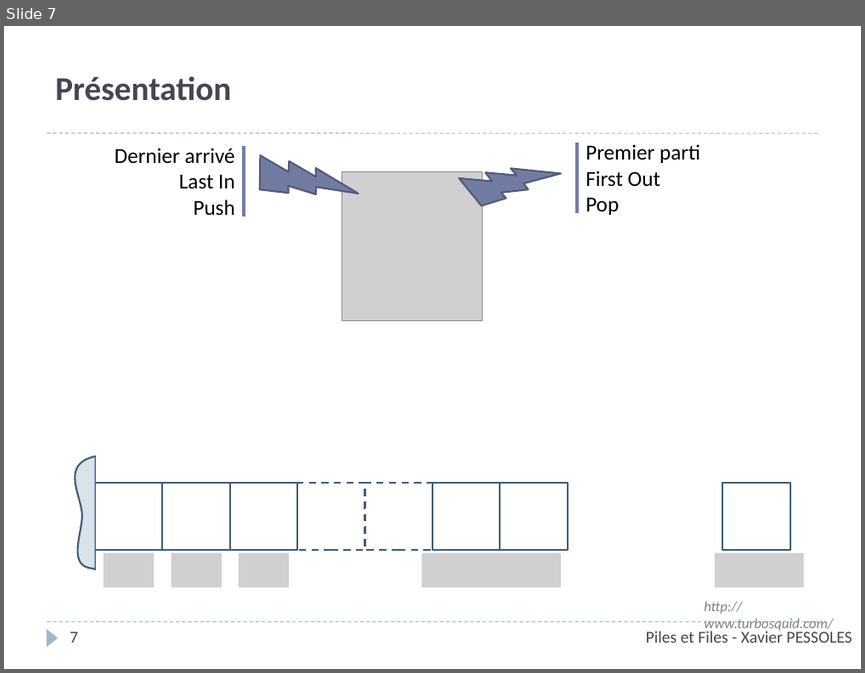
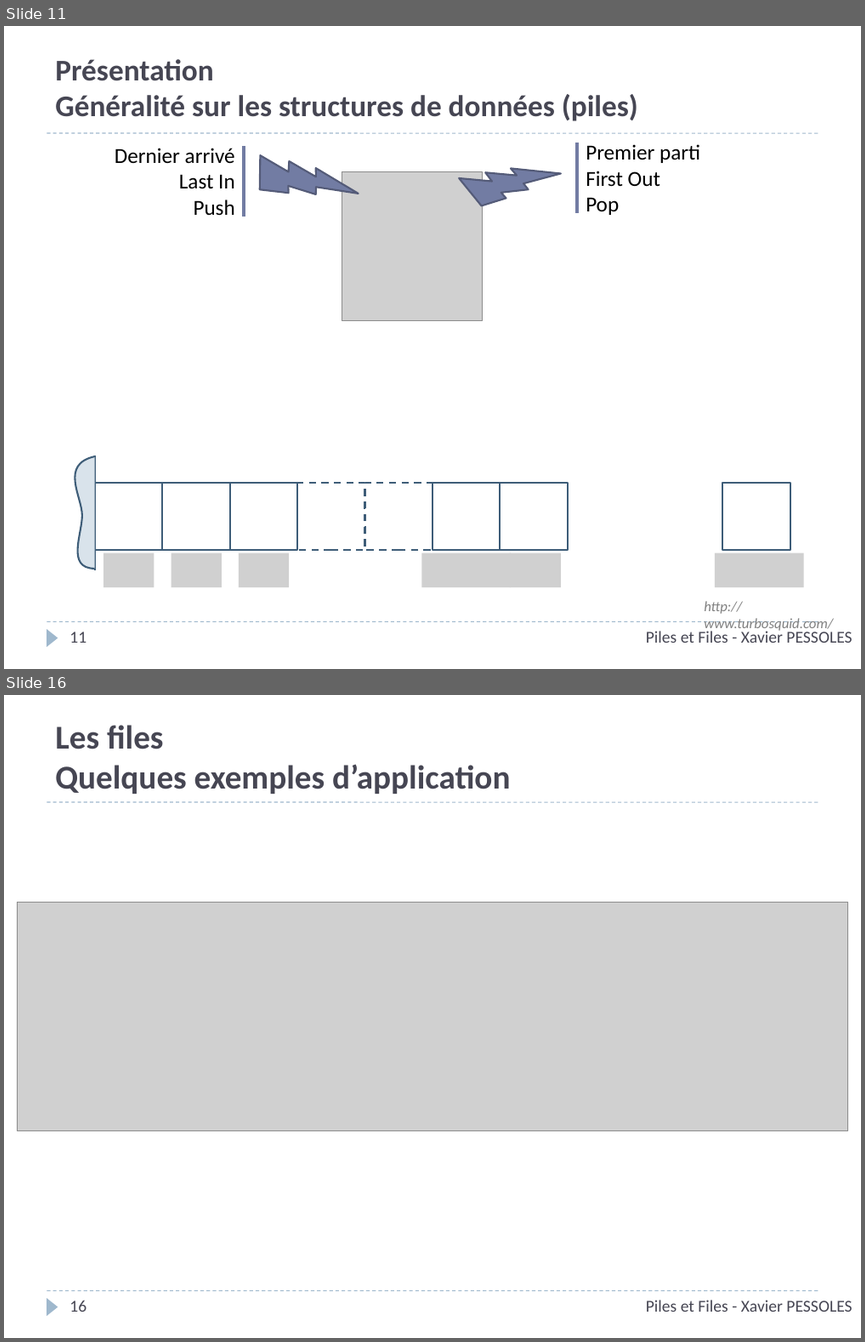
Before and after one commit to xpessoles/Informatique, a slide deck: P_05_AlgorithmiqueProgrammation/02_Piles/P_05_02_Piles_Cours_PPT.pptx. Shown one above the other, each under a label of ours: slide 7 before the commit, slides 11 and 16 after it; the slides between them are not shown. The pictures are 865x673 and 865x1342 pixels, drawn with LibreOffice and Linux fonts; fonts in the diff are those of the drawing; grey boxes stand for pictures; background and template pictures are left out. Boxes give left, top, right and bottom in pixels: in the first picture for what was removed or moved away, otherwise in the second. Text is boxed around its words. In the diff, an @@ line names an element or a change of style, - is before the commit and + after.

```diff
--- a/P_05_AlgorithmiqueProgrammation/02_Piles/P_05_02_Piles_Cours_PPT.pptx
+++ b/P_05_AlgorithmiqueProgrammation/02_Piles/P_05_02_Piles_Cours_PPT.pptx
@@ slide 16 added at bbox=[4, 695, 861, 1338], background #FFFFFF; not listed: 3 template elements that a slide beside it also shows @@
@@ title added at bbox=[55, 725, 510, 794], 28 pt, text #464653, bold @@
+Les files
+Quelques exemples d’application
@@ picture added at bbox=[17, 902, 848, 1131] @@
@@ page number added at bbox=[69, 1299, 86, 1311], 14 pt, text #464653 @@
+16
@@ text added at bbox=[646, 1299, 851, 1311], 14 pt, text #464653 @@
+Piles et Files - Xavier PESSOLES
@@ what was slide 7 is now slide 11 @@
@@ slide 11 changed as well @@
@@ title at bbox=[55, 59, 638, 121]: text changed; size 28 to 25.2 pt @@
-Présentation
+Présentation
+Généralité sur les structures de données (piles)
@@ page number at bbox=[69, 631, 86, 642]: text changed @@
-7
+11
```
Also in this commit, not shown: 5 other slides changed, 11 other slides added, 2 slides removed.
